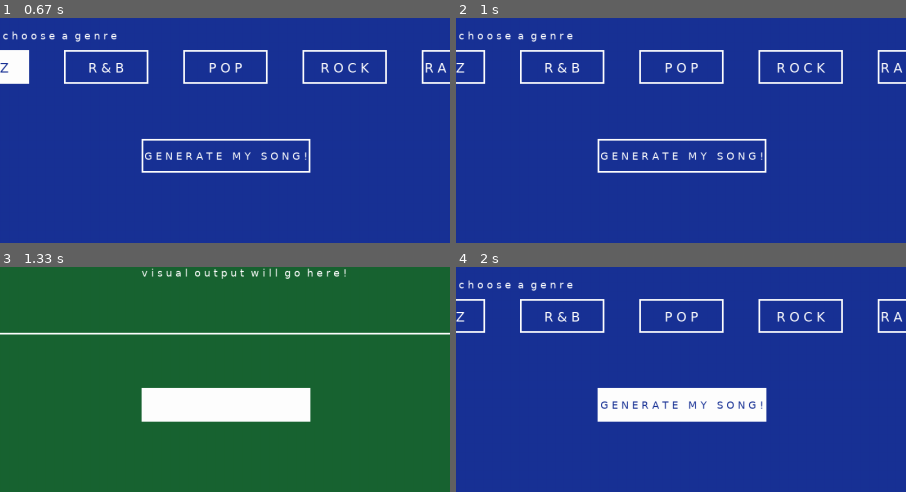
Above: before the commit, frames 1-4 (two rows, left to right).
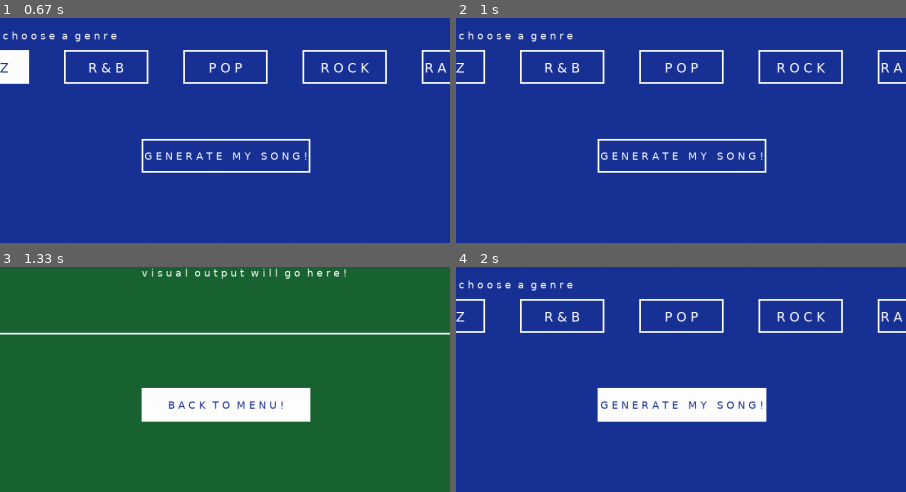
Above: after the commit, the same moments.

Repository: sd19spring/GERSHWIN
Game: pygame game, started from framework.py
Same seed, same stepped clock (60 frames per second), same inputs: the game is played once before the commit and once after it.
Inputs (mouse positions are % of the whole screen's width and height, from its top left):
- Up to frame 1 (0.67 s): click "J A Z Z" at 0.38 s
- Up to frame 2 (1 s): click (51, 56) at 0.72 s
- Up to frame 3 (1.33 s): click "G E N E R A T E M Y S O N G !" at 1.05 s
- Up to frame 4 (2 s): click (87, 85) at 1.38 s; click "B A C K T O M E N U !" at 1.72 s
The pictures show only the part of the screen within x 25-75%, y 50-100%; the shares and areas given below are measured in that part.

Frames 1-2 are identical in both runs. In frame 3, 0.4% of the frame differs, in the area x 37-63%, y 59-64%; in frame 4, nothing differs.

Commit message:
Reverse button color

Diff:
--- a/framework.py
+++ b/framework.py
@@ -218,9 +218,10 @@
         (a, b) = pygame.mouse.get_pos()
         if a > 650 and a < 950 and b > (s_height/1.3) and b < (s_height/1.3)+60:
             pygame.draw.rect(screen,white,[650, s_height/1.3,300,60],0)
+            step3 = smallfont.render('B A C K  T O  M E N U !', True, darkblue)
         else:
             pygame.draw.rect(screen,white,[650, s_height/1.3,300,60],3)
-        step3 = smallfont.render('B A C K  T O  M E N U !', True, white)
+            step3 = smallfont.render('B A C K  T O  M E N U !', True, white)
         s3_rect = step3.get_rect(center=(s_width/2, s_height/1.24))
         screen.blit(step3,s3_rect)
 
